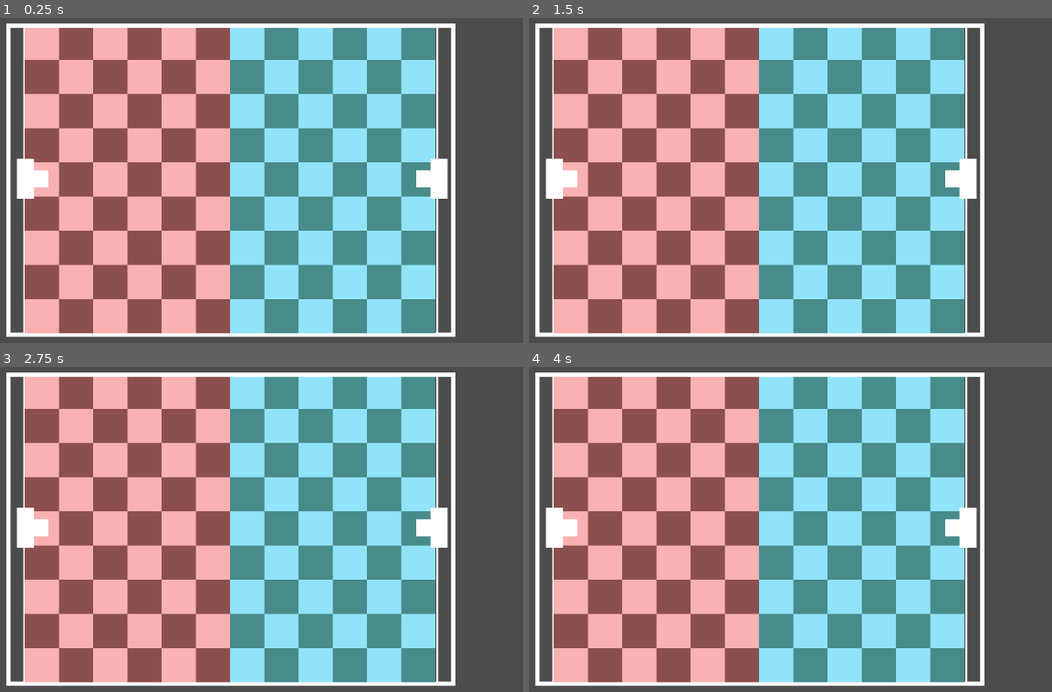
Above: before the commit, frames 1-4 (two rows, left to right).
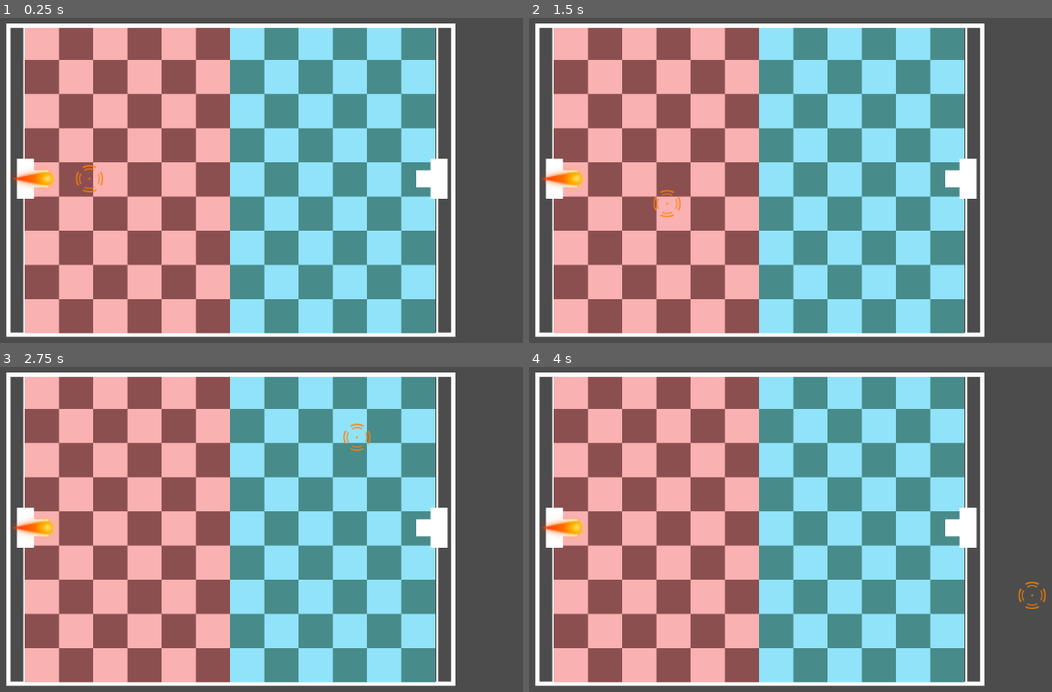
Above: after the commit, the same moments.

Repository: Raelr/dd-pong-invaders
Game: Godot game, scene res://scenes/Main.tscn
The game is run twice, just before and just after one commit, with the same random seed, the same clock (stepped at 60 frames per second) and the same inputs.
Inputs (mouse positions are in pixels of both pictures, inside the frame that each line leads up to):
- Up to frame 1 (0.25 s): no input
- Up to frame 2 (1.5 s): tap Enter at 0.5 s; move the mouse to (916, 161) at 0.52 s; tap Space at 1.25 s; move the mouse to (612, 203) at 1.27 s
- Up to frame 3 (2.75 s): tap Enter at 2 s; move the mouse to (298, 438) at 2.02 s
- Up to frame 4 (4 s): tap Space at 2.75 s; move the mouse to (717, 617) at 2.77 s; tap Enter at 3.5 s; move the mouse to (973, 594) at 3.52 s

The runs differ from the first frame. In frame 1, 0.5% of the frame differs, in the area x 2-20%, y 45-54%; in frame 2, 0.5%; in frame 3, 0.5%, in the area x 2-71%, y 17-53%; in frame 4, 0.5%.

Commit message:
moving aim pointer

Diff:
--- a/project.godot
+++ b/project.godot
@@ -19,6 +19,14 @@
 run/main_scene="res://scenes/Main.tscn"
 config/icon="res://icon.png"
 
+[input]
+
+fire={
+"deadzone": 0.5,
+"events": [ Object(InputEventMouseButton,"resource_local_to_scene":false,"resource_name":"","device":0,"alt":false,"shift":false,"control":false,"meta":false,"command":false,"button_mask":0,"position":Vector2( 0, 0 ),"global_position":Vector2( 0, 0 ),"factor":1.0,"button_index":1,"pressed":false,"doubleclick":false,"script":null)
+ ]
+}
+
 [rendering]
 
 environment/default_environment="res://default_env.tres"
--- /dev/null
+++ b/scenes/Bullet.tscn
@@ -0,0 +1,16 @@
+[gd_scene load_steps=4 format=2]
+
+[ext_resource path="res://scripts/Bullet.gd" type="Script" id=1]
+[ext_resource path="res://sprites/missile.png" type="Texture" id=2]
+
+[sub_resource type="CapsuleShape2D" id=1]
+
+[node name="Bullet" type="Area2D"]
+script = ExtResource( 1 )
+
+[node name="CollisionShape2D" type="CollisionShape2D" parent="."]
+rotation = 1.5708
+shape = SubResource( 1 )
+
+[node name="Sprite" type="Sprite" parent="."]
+texture = ExtResource( 2 )
--- a/scenes/Main.tscn
+++ b/scenes/Main.tscn
@@ -1,8 +1,13 @@
-[gd_scene load_steps=4 format=2]
+[gd_scene load_steps=8 format=2]
 
 [ext_resource path="res://scenes/Arena.tscn" type="PackedScene" id=1]
 [ext_resource path="res://scenes/Player.tscn" type="PackedScene" id=2]
 [ext_resource path="res://sprites/PlayerLeft.png" type="Texture" id=3]
+[ext_resource path="res://scripts/Aim.gd" type="Script" id=4]
+[ext_resource path="res://sprites/reticle.png" type="Texture" id=5]
+[ext_resource path="res://sprites/missile.png" type="Texture" id=6]
+
+[sub_resource type="CapsuleShape2D" id=1]
 
 [node name="Main" type="Node2D"]
 
@@ -14,6 +19,26 @@
 is_player_one = true
 update = true
 
+[node name="AimOne" type="Sprite" parent="PlayerOne"]
+scale = Vector2( 0.2, 0.2 )
+texture = ExtResource( 5 )
+offset = Vector2( 100, 0 )
+script = ExtResource( 4 )
+
+[node name="PointerOne" type="RayCast2D" parent="PlayerOne"]
+cast_to = Vector2( 140, 0 )
+
+[node name="BulletOne" type="Area2D" parent="PlayerOne"]
+
+[node name="Sprite" type="Sprite" parent="PlayerOne/BulletOne"]
+scale = Vector2( 0.4, 0.4 )
+texture = ExtResource( 6 )
+
+[node name="CollisionShape2D" type="CollisionShape2D" parent="PlayerOne/BulletOne"]
+rotation = 1.5708
+scale = Vector2( 0.4, 0.4 )
+shape = SubResource( 1 )
+
 [node name="PlayerTwo" parent="." instance=ExtResource( 2 )]
 position = Vector2( 799.479, 294.948 )
 texture = ExtResource( 3 )
--- a/scenes/TileHalf.tscn
+++ b/scenes/TileHalf.tscn
@@ -1,7 +1,7 @@
 [gd_scene load_steps=4 format=2]
 
-[ext_resource path="res://Sprites/CheckerMarkLight.png" type="Texture" id=1]
-[ext_resource path="res://Sprites/CheckerMarkDark.png" type="Texture" id=2]
+[ext_resource path="res://sprites/CheckerMarkLight.png" type="Texture" id=1]
+[ext_resource path="res://sprites/CheckerMarkDark.png" type="Texture" id=2]
 [ext_resource path="res://scripts/TileHalf.gd" type="Script" id=3]
 
 [node name="TileHalf" type="Node2D"]
--- /dev/null
+++ b/scripts/Aim.gd
@@ -0,0 +1,10 @@
+extends Sprite
+
+func _ready():
+	set_visible(true)
+	# Input.set_mouse_mode(Input.MOUSE_MODE_HIDDEN)
+
+
+func _input(event):
+	if event is InputEventMouseMotion:
+		global_position = get_viewport().get_mouse_position()
--- /dev/null
+++ b/scripts/Bullet.gd
@@ -0,0 +1,12 @@
+extends Area2D
+
+export(int) var Speed = 1000
+
+var angle
+
+func _ready():
+	angle = Vector2( cos(rotation), sin(rotation) )
+
+
+func _physics_process(delta):
+	position += (angle * Speed) * delta
--- a/scripts/Player.gd
+++ b/scripts/Player.gd
@@ -5,10 +5,58 @@
 export (bool) var update
 export (Array) var playerTextures
 
+var BulletInterval = 0.3
+
+var recoilTimer
+var bulletSpawnFrom
+
+var mousePosition
+var aimPosition
+
+var canShoot = true
+
+var bullet
+
 func _ready():
 	pass
 
-func _process(delta):
+func _process(_delta):
 	if update:
 		if Engine.editor_hint:
 			texture = playerTextures[0] if (is_player_one) else playerTextures[1]
+
+func _physics_process(_delta):
+	# mouse look
+	mousePosition = get_global_mouse_position()
+	aimPosition = mousePosition
+	bulletSpawnFrom = mousePosition
+
+	# $PointerOne.look_at(mousePosition)
+
+	# aimPosition = to_global($PointerOne.position)
+
+	# Fire weapon
+	if InputEvent:
+		mousePressed()
+
+func mousePressed():
+	if canShoot:
+		shootBullet()
+
+		# recoilTimer.start()
+
+		canShoot = false
+
+
+func shootBullet():
+	bullet = $BulletOne
+
+	# bullet.position = bulletSpawnFrom
+
+	# bullet.add_to_group("missiles")
+
+	get_tree().get_root().add_child(bullet)
+
+
+func onRecoilTimerStopped():
+	canShoot = true
Binary file added: sprites/missile.png
Not shown, added: sprites/missile.png.import
Binary file added: sprites/reticle.png
Not shown, added: sprites/reticle.png.import
